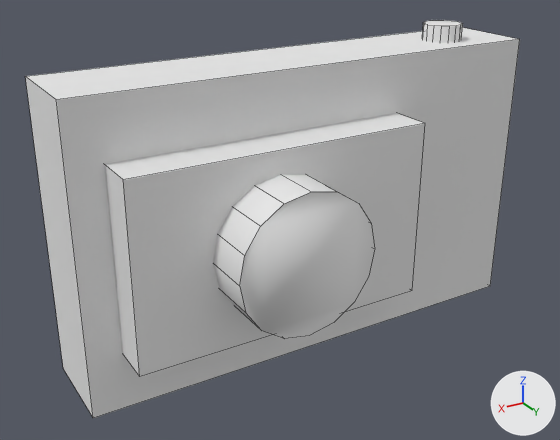
Two versions of the OBJ model static/models/parcea.obj, one commit apart.
Camera for both pictures: a camera (50 mm lens) standing at (48.1, 72.9, 35.7) and looking at (4.6, 0.5, -0.5). Arrows for +X, +Y and +Z are at lower right; the lights stay in place. Mesh edges are drawn as thin lines. Where no turn or scale is listed for an object, it has been applied to the vertices.

The older version as bpy lines, for what is in view:
```python
me_photo = bpy.data.meshes.new('Photo')
me_photo.from_pydata(...)  # 81 vertices, 46 faces; spans x -29.8..29.8, y -8.5..13.5, z -17.8..19.8
me_photo.materials.append(mat_default)  # white #e7e7e7
ob_photo = bpy.data.objects.new('Photo', me_photo)
ob_photo.location = (0.0, 0.0, 0.0)
```
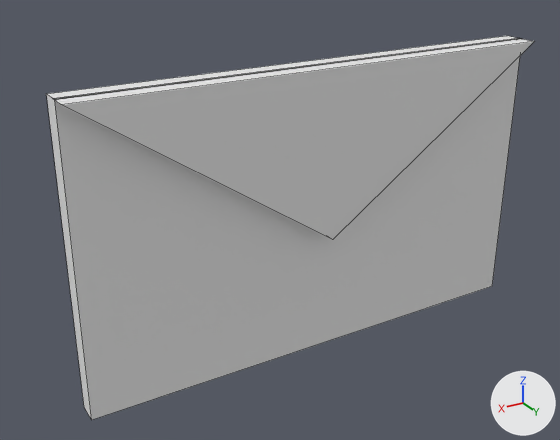
Changed parts and their boxes [x1, y1, x2, y2] in the pictures (560 x 440 px; the box of a moved part takes in the faces that stretch with it):
'Photo', reshaped: before [25, 20, 520, 418]; after [47, 36, 534, 420]
part 1 of me_photo, added: after [47, 36, 520, 420]
part 2 of me_photo, deleted: before [422, 20, 463, 43]
part 3 of me_photo, deleted: before [213, 174, 375, 339]
part 4 of me_photo, deleted: before [105, 113, 425, 377]
part 5 of me_photo, moved or reshaped: before [25, 27, 520, 418]; after [55, 39, 534, 240]

The change, as a diff of the scene's bpy script:
```diff
--- a/static/models/parcea.obj.py
+++ b/static/models/parcea.obj.py
@@ me_photo @@
 # used by ob_photo; location = (0.0, 0.0, 0.0)
-me_photo.from_pydata(...)  # 81 vertices, 46 faces; spans x -29.8..29.8, y -8.5..13.5, z -17.8..19.8
+me_photo.from_pydata(...)  # 14 vertices, 11 faces; spans x -30.0..30.0, y 0.2..4.9, z -17.8..17.8
+# me_photo part 1: a new loose piece, a box spanning x -30.0..30.0, y 0.2..2.8, z -17.8..17.8, in mat_default (white #e7e7e7)
+# me_photo part 2: the loose piece of 32 vertices spanning x -23.6..-18.7, y -4.9..0.0, z 16.9..19.8 is deleted
+# me_photo part 3: the loose piece of 32 vertices spanning x 0.6..17.0, y 3.8..13.5, z -8.2..8.2 is deleted
+# me_photo part 4: the loose piece of 8 vertices spanning x -10.4..25.8, y 0.9..7.7, z -10.8..10.8 is deleted
+# me_photo part 5
+# 9 vertices are removed from x -29.8..29.8, y -8.5..2.7, z -17.8..17.8
+# 6 faces are deleted
+# 6 vertices are added at (-30.0, 2.2, 17.8), (0.0, 2.2, -2.5), (30.0, 2.2, 17.8), (-30.0, 4.9, 17.8), (0.0, 4.9, -2.5), (30.0, 4.9, 17.8)
+# 5 new faces join them
+# me_photo part 6: the surface is now shaded flat
 me_photo.materials.append(mat_default)
```
